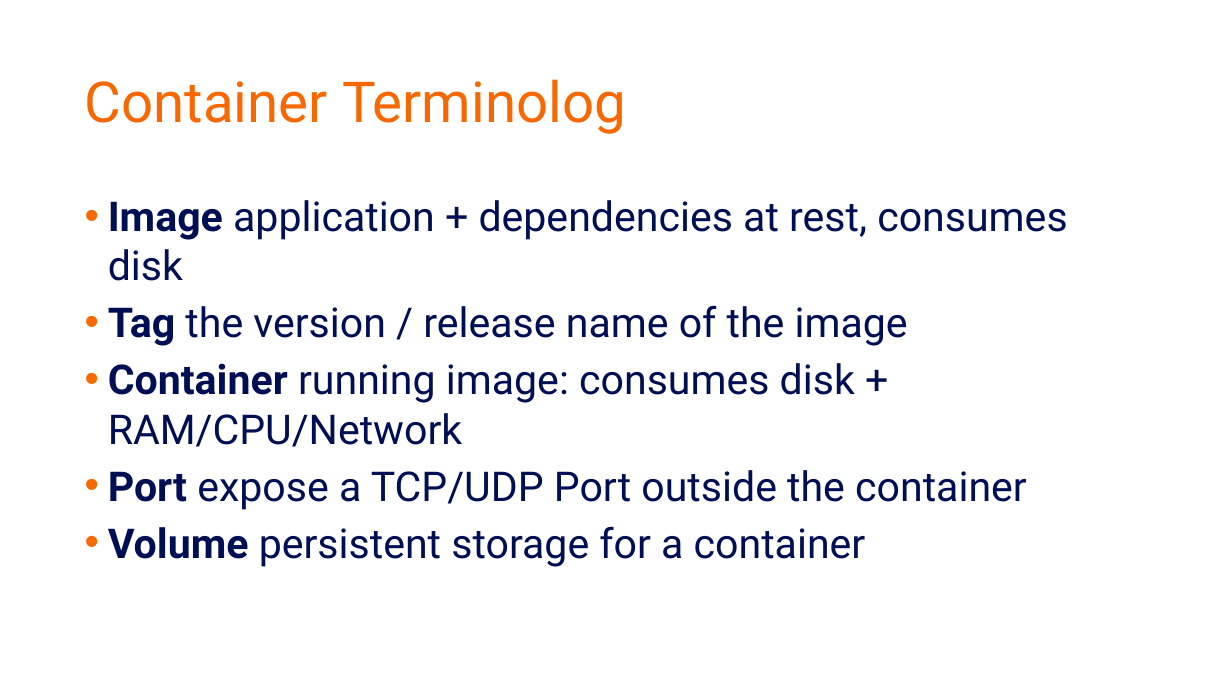
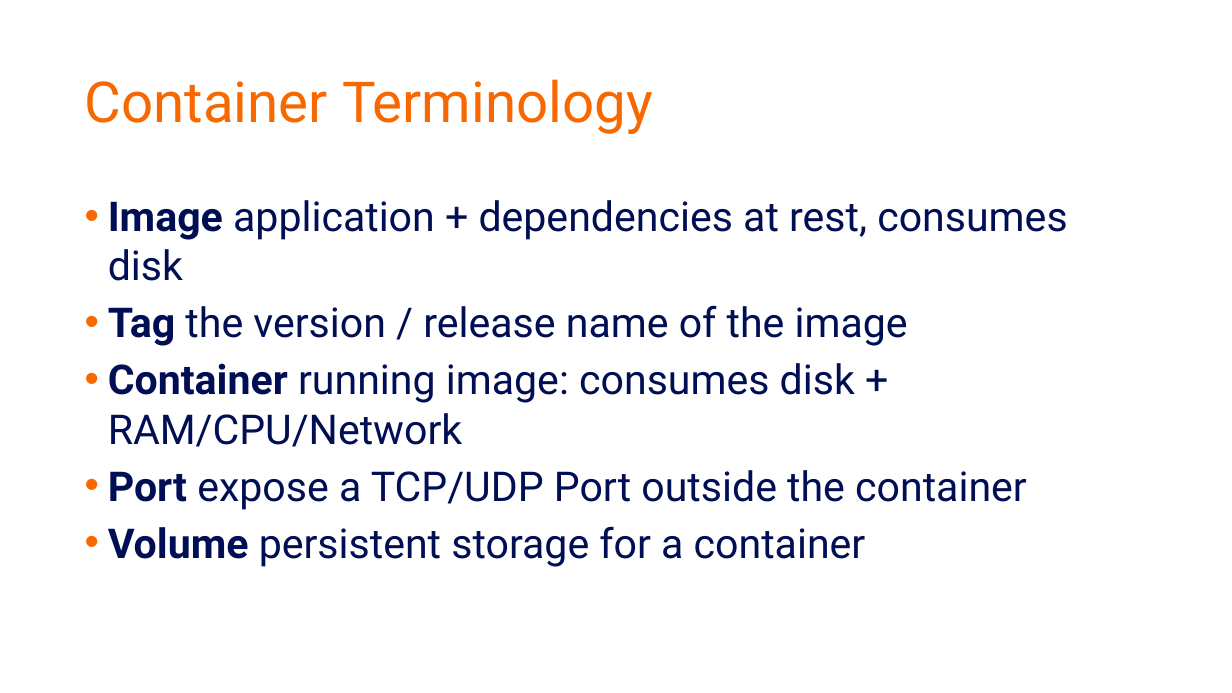
Before and after one commit to mafudge/odsc24, a slide deck: slide 7 of talk/slides.pptx. Drawn at 1232x693 pixels with LibreOffice and Linux fonts; fonts in the diff are those of the drawing. Boxes give left, top, right and bottom in pixels: in the first picture for what was removed or moved away, otherwise in the second. Text is boxed around its words. In the diff, an @@ line names an element or a change of style, - is before the commit and + after.

```diff
--- a/talk/slides.pptx
+++ b/talk/slides.pptx
@@ title at [85, 79, 653, 134]: text changed @@
-Container Terminolog
+Container Terminology
```
Also in this commit, not shown: 1 other slide changed, 15 other files.
